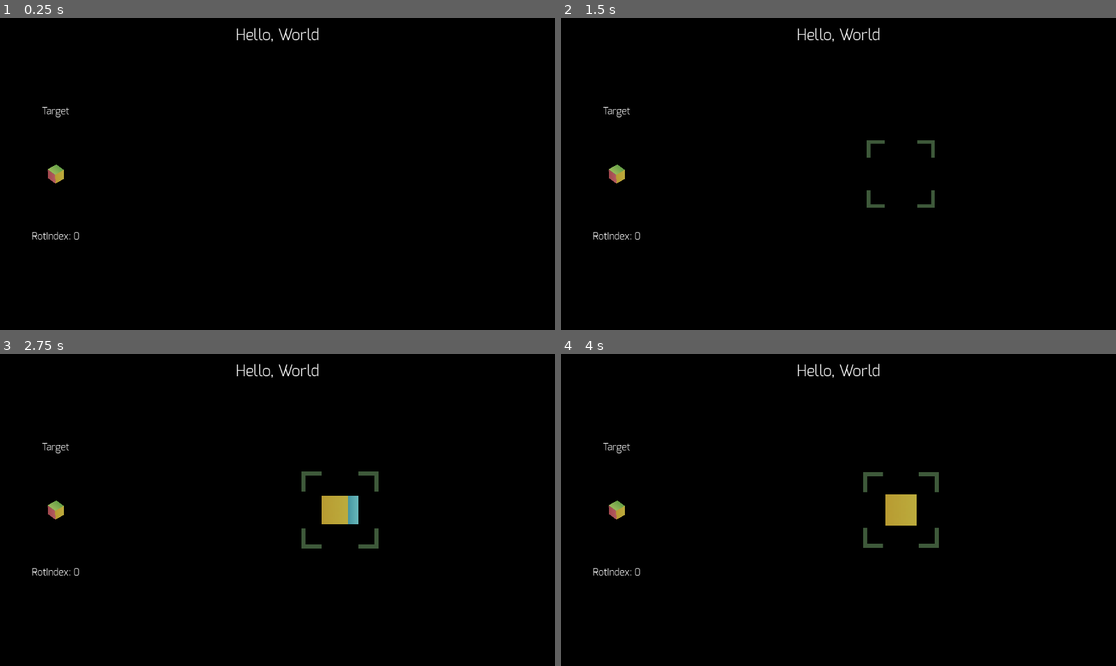
Above: before the commit, frames 1-4 (two rows, left to right).
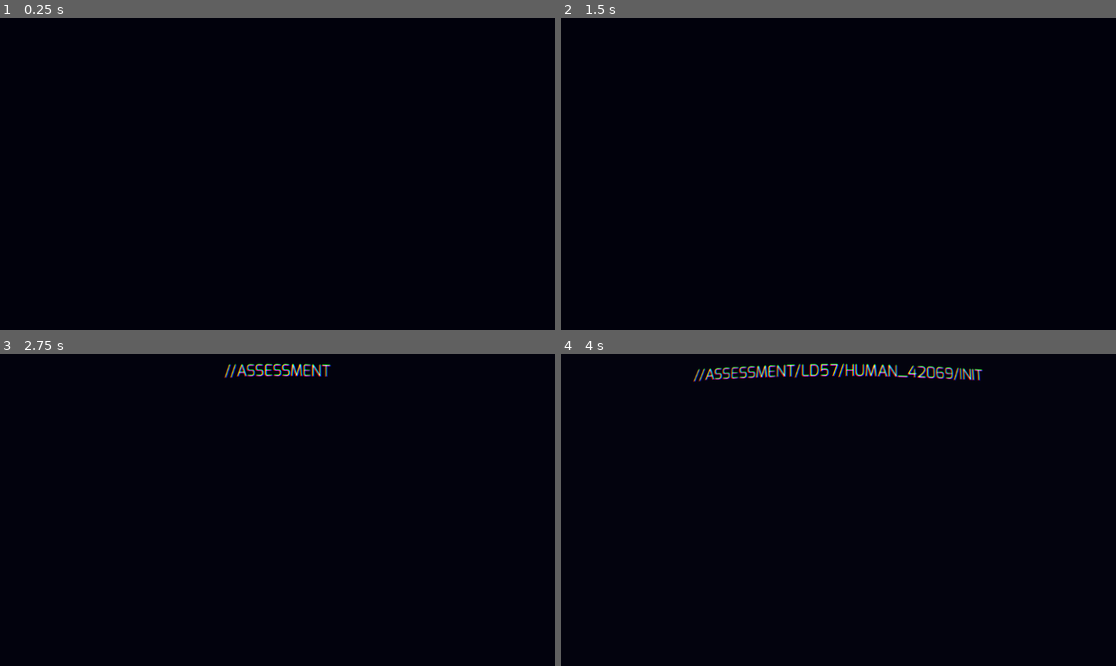
Above: after the commit, the same moments.

Repository: manabreak/ld57
Game: Godot game, scene res://root.tscn
Same seed, same stepped clock (60 frames per second), same inputs: the game is played once before the commit and once after it.
Inputs (mouse positions are in pixels of both pictures, inside the frame that each line leads up to):
- Up to frame 1 (0.25 s): no input
- Up to frame 2 (1.5 s): tap Enter at 0.5 s; move the mouse to (960, 158) at 0.52 s; hold E (container_right) 0.53-1.28 s; tap Tab (cycle_selection) at 0.6 s; click (960, 158) at 0.67 s; move the mouse to (727, 189) at 1.27 s; hold F (container_down) from 1.28 s (still down); tap Space (print_level) at 1.35 s; click (727, 189) at 1.42 s
- Up to frame 3 (2.75 s): tap Space (print_level) at 2 s; move the mouse to (333, 441) at 2.02 s; release F (container_down) at 2.03 s; hold E (container_right) from 2.03 s (still down); tap Tab (cycle_selection) at 2.1 s; click (333, 441) at 2.17 s
- Up to frame 4 (4 s): move the mouse to (810, 572) at 2.77 s; release E (container_right) at 2.78 s; hold R (container_up) 2.78-3.53 s; tap Space (print_level) at 2.85 s; click (810, 572) at 2.92 s; move the mouse to (1005, 556) at 3.52 s; hold Q (container_left) from 3.53 s (still down); tap Tab (cycle_selection) at 3.6 s; click (1005, 556) at 3.67 s

The runs differ from the first frame. In frame 1, 0.5% of the frame differs, in the area x 5-58%, y 3-72%; in frame 2, 0.7%; in frame 3, 1.8%; in frame 4, 2.7%, in the area x 5-77%, y 2-72%.
Error after the commit: Cannot call method 'get_index' on a null value. (res://GameController.gd:413)

Commit message:
Added shader magic and narrative texts

Diff:
--- a/GameController.gd
+++ b/GameController.gd
@@ -55,8 +55,25 @@
 			}
 		],
 		"container_rot_index": 3
+	},
+	{
+		"name": "Level name here",
+		"targets": [
+			{
+				"pos": "(1.5, 1.5, 0.0)",
+				"rot": "(0.0, 0.92388, -0.0, 0.382683)"
+			},
+			{
+				"pos": "(0.0, 0.0, 0.0)",
+				"rot": "(0.653282, 0.653281, 0.270598, 0.270598)"
+			},
+			{
+				"pos": "(-1.5, -1.5, 1.5)",
+				"rot": "(0.923879, 0.0, 0.382684, 0.0)"
+			}
+		],
+		"container_rot_index": 1
 	}
-
 ]
 
 @export
@@ -64,6 +81,15 @@
 
 @export
 var cube_scene: PackedScene
+
+@export
+var main_ui: Control
+
+@export
+var title_label: Label
+
+@export
+var desc_label: Label
 
 var current_level: int = 0
 
@@ -88,13 +114,90 @@
 		$Cubes.enable_rotation()
 		$Cubes.slerping = true
 	else:
-		load_level(0)
+		start_script_seq()
+		# load_level(0)
+
+
+func start_script_seq() -> void:
+	main_ui.modulate.a = 0.0
+	title_label.text = ""
+	desc_label.text = ""
+
+	await pause(2.0)
+
+	## First message
+
+	title_label.visible_ratio = 0.0
+	title_label.text = "//ASSESSMENT/LD57/HUMAN_42069/INIT"
+
+	var tween = create_tween()
+	tween.tween_property(title_label, "visible_ratio", 1.0, 2.0)
+
+	await tween.finished
+	await pause(1.0)
+
+	await show_message("Welcome, initiate LD57/HUMAN_42069.\nToday, you are participating in our\nneural conditioning program, or NCP for short.")
+	await pause(2.0)
+	await show_message("During NCP, your capabilities concerning depth perception are analyzed.\nAll adequately performing individuals will be rewarded.")
+	await pause(2.0)
+	await show_message("It is expected that approximately 57% of participants will fail the assessment.\nAll failures will go on your permanent record.")
+	await pause(2.0)
+	await show_message("Beginning baseline calibration...", 3.0)
+	await pause(2.0)
+
+	tween = create_tween()
+	tween.tween_property(main_ui, "modulate:a", 1.0, 3.0).set_trans(Tween.TRANS_SPRING)
+	await tween.finished
+
+	await show_message("Baseline calibrated.\nLoading assessments and relevant instructions...", 4.0)
+	load_level(0)
+	await pause(2.0)
+	await show_message("Note: If you require assistance, refer to your employee manual.\nYou have received your manual during your orientation.")
+	await pause(2.0)
+	await show_message("If you do not have your employee manual,\nreport to the sanctioning committee immediately.")
+	await pause(2.0)
+	await show_message("Your assignments are shown on the left side of the screen.\nTo pass an assignment, manipulate the view on the right side\nto match the assignment.")
+	await pause(2.0)
+	await show_message("Use mouse to select an object.\nUse W/A/S/D or arrow keys to manipulate the object.")
+	await pause(2.0)
+
+
+func pause(time: float) -> Signal:
+	return get_tree().create_timer(time).timeout
+
+
+func show_message(text: String, time: float = 8.0) -> Signal:
+	desc_label.visible_ratio = 0.0
+	desc_label.text = text
+	var tween = create_tween()
+	tween.tween_property(desc_label, "visible_ratio", 1.0, time)
+	return tween.finished
+
+
+func show_level_completion_message() -> Signal:
+	match current_level:
+		0:
+			await show_message("Completing the first task took you\n48% longer compared to an average individual.\nThis performance will be logged.")
+			await pause(2.0)
+			return show_message("Proceed with the next assignment.\nYou can use TAB key to cycle the selections.", 5.0)
+		1:
+			await show_message("Your relative performance seemed to slightly improve.", 4.0)
+			await pause(2.0)
+			return show_message("The next assignment requires you to manipulate\nall objects at the same time.\nUse Q and E keys to perform this.")
+		2:
+			await show_message("Recalibrating baseline...", 2.0)
+			await pause(2.0)
+			return show_message("Baseline recalibrated.\nProceed with the next assignment.", 4.0)
+		3:
+			await show_message("Improved depth perception capabilities recognized.\nIncreasing assessment difficulty...")
+			await pause(2.0)
+			return show_message("Employee capability class increased.\nPrevious class: F. Current class: D.")
+	return get_tree().create_timer(0.1).timeout
 
 
 func container_rotated(rot_index: int) -> void:
 	for cube in $Cubes.get_children():
 		cube.container_rot_index = rot_index
-	$CanvasLayer/UI/HBoxContainer/VBoxContainer/RotIndexLabel.text = "Rot index: " + str(rot_index)
 
 	var level_complete = check_if_level_complete()
 	print("Level complete? " + str(level_complete))
@@ -269,9 +372,24 @@
 	# $Cubes.rotation.y = 0.0
 	# $Cubes.scale = Vector3(1, 1, 1)
 	if current_level < LEVELS.size() - 1:
+		await show_level_completion_message()
 		load_level(current_level + 1)
 	else:
 		print("All levels completed!")
+
+		title_label.visible_ratio = 0.0
+		title_label.text = "//ASSESSMENT/LD57/HUMAN_42069/COMPLETE"
+
+		var title_end_tween = create_tween()
+		title_end_tween.tween_property(title_label, "visible_ratio", 1.0, 2.0)
+
+		await show_message("You have performed adequately during your assessment.\nThe results will be used to calibrate your NCP score.")
+		await get_tree().create_timer(2.0).timeout
+		var end_tween = create_tween()
+		end_tween.set_parallel()
+		end_tween.tween_property(main_ui, "modulate:a", 0.0, 2.0)
+		end_tween.tween_property(title_label, "modulate:a", 0.0, 2.2)
+		await show_message("You are dismissed.\nThank you for your participation.")
 
 
 
--- /dev/null
+++ b/Vignette.gdshader
@@ -0,0 +1,33 @@
+shader_type canvas_item;
+
+uniform sampler2D SCREEN_TEXTURE : hint_screen_texture, filter_linear_mipmap;
+
+uniform vec2 dr = vec2(1.0, 0.0);
+uniform vec2 dg = vec2(0.0, 0.0);
+uniform vec2 db = vec2(-1.0, 0.0);
+uniform float width: hint_range(0.0, 1.0, 0.1) = 0.5;
+uniform float height: hint_range(0.0, 1.0, 0.1) = 0.7;
+uniform float curvature: hint_range(0.0, 10.0, 0.01) = 2.0;
+uniform sampler2D noise_texture: filter_linear_mipmap, repeat_enable;
+
+void fragment() {
+	vec2 uv = FRAGCOORD.xy / (1.0 / SCREEN_PIXEL_SIZE).xy;
+	uv -= vec2(0.5, 0.5);
+	uv = uv * 1.2 * (1.0 / 1.2 + curvature * uv.x * uv.x * uv.y * uv.y);
+	uv += vec2(0.5, 0.5);
+
+	float sWidth = 2.0 / width;
+	float sHeight = 2.0 / height;
+	float dist = distance(vec2(uv.x * sWidth, uv.y * sHeight), vec2(0.5 * sWidth, 0.5 * sHeight));
+
+	float r = texture(SCREEN_TEXTURE, uv + vec2(SCREEN_PIXEL_SIZE * dr), 0.0).r;
+	float g = texture(SCREEN_TEXTURE, uv + vec2(SCREEN_PIXEL_SIZE * dg), 0.0).g;
+	float b = texture(SCREEN_TEXTURE, uv + vec2(SCREEN_PIXEL_SIZE * db), 0.0).b;
+
+	float noise = -0.1 + texture(noise_texture, vec2(0.0, 0.005 * TIME)).x * 0.2;
+	r += noise;
+	g += noise;
+	b += noise;
+
+	COLOR = vec4(r, g, b, 1.0);
+}
--- /dev/null
+++ b/assets/env.tres
@@ -0,0 +1,17 @@
+[gd_resource type="Environment" format=3 uid="uid://bsujjcienvhi4"]
+
+[resource]
+background_mode = 1
+background_energy_multiplier = 0.76
+ambient_light_source = 2
+ambient_light_color = Color(1, 1, 1, 1)
+tonemap_white = 1.79
+glow_enabled = true
+glow_intensity = 1.19
+glow_bloom = 1.0
+fog_enabled = true
+fog_mode = 1
+fog_light_color = Color(0.0141275, 0.0118627, 0.0314418, 1)
+fog_density = 1.0
+fog_depth_begin = 0.0
+fog_depth_end = 50.0
--- a/root.tscn
+++ b/root.tscn
@@ -1,28 +1,38 @@
-[gd_scene load_steps=9 format=3 uid="uid://kf060nswrhuh"]
+[gd_scene load_steps=12 format=3 uid="uid://kf060nswrhuh"]
 
 [ext_resource type="Script" uid="uid://cc7l2wp0425es" path="res://GameController.gd" id="1_pyidc"]
 [ext_resource type="PackedScene" uid="uid://dcsvujn42pf87" path="res://ColorCube.tscn" id="2_pyidc"]
+[ext_resource type="Environment" uid="uid://bsujjcienvhi4" path="res://assets/env.tres" id="3_l8v81"]
 [ext_resource type="Script" uid="uid://cpli0mlj3x8xu" path="res://Cubes.gd" id="3_vvh5c"]
 [ext_resource type="Texture2D" uid="uid://cb172j0elo170" path="res://assets/selection.png" id="4_28aoi"]
 [ext_resource type="Theme" uid="uid://bp8bw3kss3ym2" path="res://assets/theme.tres" id="5_jnlp7"]
-
-[sub_resource type="Environment" id="Environment_vvh5c"]
-background_mode = 1
-ambient_light_source = 2
-ambient_light_color = Color(1, 1, 1, 1)
-
-[sub_resource type="Environment" id="Environment_28aoi"]
-background_mode = 1
-ambient_light_source = 2
-ambient_light_color = Color(1, 1, 1, 1)
+[ext_resource type="Shader" uid="uid://cp7brdoqgajcj" path="res://Vignette.gdshader" id="7_vyht1"]
 
 [sub_resource type="ViewportTexture" id="ViewportTexture_28aoi"]
 viewport_path = NodePath("SubViewport")
 
-[node name="Root" type="Node3D" node_paths=PackedStringArray("selection_sprite")]
+[sub_resource type="FastNoiseLite" id="FastNoiseLite_vyht1"]
+
+[sub_resource type="NoiseTexture2D" id="NoiseTexture2D_bf3um"]
+noise = SubResource("FastNoiseLite_vyht1")
+
+[sub_resource type="ShaderMaterial" id="ShaderMaterial_bf3um"]
+shader = ExtResource("7_vyht1")
+shader_parameter/dr = Vector2(1, 0)
+shader_parameter/dg = Vector2(0, 1)
+shader_parameter/db = Vector2(-1, 0)
+shader_parameter/width = 0.3
+shader_parameter/height = 0.4
+shader_parameter/curvature = 2.51
+shader_parameter/noise_texture = SubResource("NoiseTexture2D_bf3um")
+
+[node name="Root" type="Node3D" node_paths=PackedStringArray("selection_sprite", "main_ui", "title_label", "desc_label")]
 script = ExtResource("1_pyidc")
 selection_sprite = NodePath("CanvasLayer/SelectionSprite")
 cube_scene = ExtResource("2_pyidc")
+main_ui = NodePath("CanvasLayer/UI/HBoxContainer")
+title_label = NodePath("CanvasLayer/UI/MarginContainer/LevelName")
+desc_label = NodePath("CanvasLayer/UI/DialogueMargins/DialogueLabel")
 
 [node name="DirectionalLight3D" type="DirectionalLight3D" parent="."]
 transform = Transform3D(0.866025, 0.433013, 0.25, -0.5, 0.75, 0.433013, 0, -0.5, 0.866025, 0, 0.537146, 1.2575)
@@ -31,7 +41,7 @@
 
 [node name="Camera3D" type="Camera3D" parent="."]
 transform = Transform3D(1, 0, 0, 0, 1, 0, 0, 0, 1, -2, 0, 10)
-environment = SubResource("Environment_vvh5c")
+environment = ExtResource("3_l8v81")
 projection = 1
 size = 10.0
 far = 100.0
@@ -49,7 +59,7 @@
 
 [node name="Camera3D" type="Camera3D" parent="SubViewport/SubRoot"]
 transform = Transform3D(1, 0, 0, 0, 1, 0, 0, 0, 1, 0, 0, 10)
-environment = SubResource("Environment_28aoi")
+environment = ExtResource("3_l8v81")
 projection = 1
 size = 8.0
 far = 100.0
@@ -60,6 +70,7 @@
 
 [node name="SelectionSprite" type="Sprite2D" parent="CanvasLayer"]
 modulate = Color(0.690196, 1, 0.654902, 1)
+position = Vector2(40, 119)
 texture = ExtResource("4_28aoi")
 
 [node name="UI" type="Control" parent="CanvasLayer"]
@@ -100,11 +111,10 @@
 theme_override_constants/margin_bottom = 20
 
 [node name="ColorRect" type="ColorRect" parent="CanvasLayer/UI/HBoxContainer/VBoxContainer/MarginContainer"]
-visible = false
 custom_minimum_size = Vector2(192, 192)
 layout_mode = 2
 mouse_filter = 1
-color = Color(0.558965, 0.389506, 0.500099, 1)
+color = Color(0.226862, 0.193208, 0.183853, 0.372549)
 
 [node name="TargetRect" type="TextureRect" parent="CanvasLayer/UI/HBoxContainer/VBoxContainer/MarginContainer"]
 custom_minimum_size = Vector2(192, 192)
@@ -112,11 +122,6 @@
 texture = SubResource("ViewportTexture_28aoi")
 expand_mode = 4
 stretch_mode = 5
-
-[node name="RotIndexLabel" type="Label" parent="CanvasLayer/UI/HBoxContainer/VBoxContainer"]
-layout_mode = 2
-text = "RotIndex: 0"
-horizontal_alignment = 1
 
 [node name="Control" type="Control" parent="CanvasLayer/UI/HBoxContainer"]
 layout_mode = 2
@@ -134,5 +139,38 @@
 [node name="LevelName" type="Label" parent="CanvasLayer/UI/MarginContainer"]
 layout_mode = 2
 theme_override_font_sizes/font_size = 32
-text = "Hello, World"
+text = "// ASSESS/0.1/LD57/PARTICIPANT_00"
 horizontal_alignment = 1
+
+[node name="DialogueMargins" type="MarginContainer" parent="CanvasLayer/UI"]
+layout_mode = 1
+anchors_preset = 12
+anchor_top = 1.0
+anchor_right = 1.0
+anchor_bottom = 1.0
+offset_top = -20.0
+grow_horizontal = 2
+grow_vertical = 0
+theme_override_constants/margin_left = 20
+theme_override_constants/margin_top = 20
+theme_override_constants/margin_right = 20
+theme_override_constants/margin_bottom = 20
+
+[node name="DialogueLabel" type="Label" parent="CanvasLayer/UI/DialogueMargins"]
+custom_minimum_size = Vector2(0, 128)
+layout_mode = 2
+text = "Begin assessment."
+horizontal_alignment = 1
+max_lines_visible = 3
+visible_characters_behavior = 2
+
+[node name="PP" type="CanvasLayer" parent="."]
+
+[node name="Vignette" type="ColorRect" parent="PP"]
+material = SubResource("ShaderMaterial_bf3um")
+anchors_preset = 15
+anchor_right = 1.0
+anchor_bottom = 1.0
+grow_horizontal = 2
+grow_vertical = 2
+mouse_filter = 2
Not shown, added: Vignette.gdshader.uid
